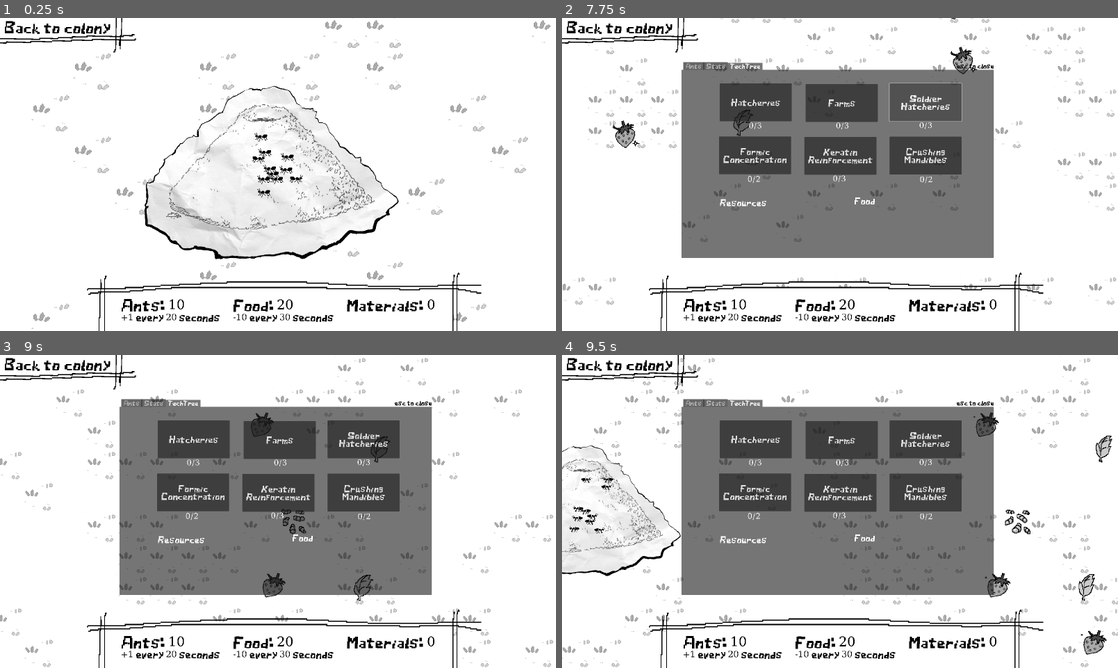
Above: before the commit, frames 1-4 (two rows, left to right).
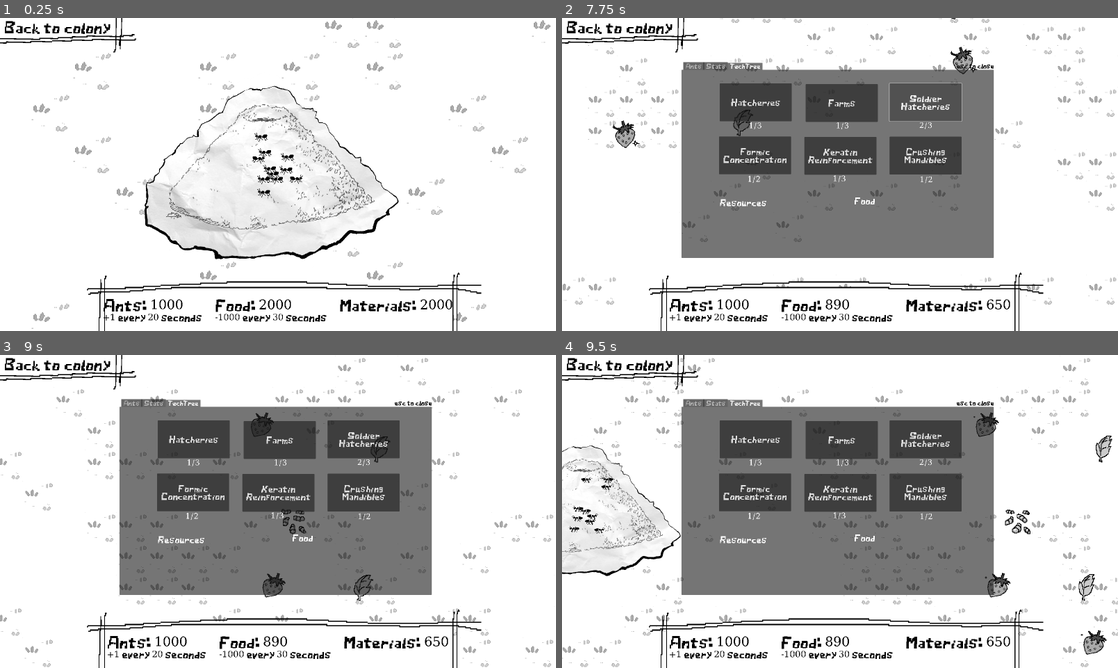
Above: after the commit, the same moments.

Repository: BongHead/GameJam2026
Game: Godot game, scene res://World.tscn
Two runs of this game, one before a commit and one after it. Both use one fixed random seed, a clock stepped at 60 frames per second and the inputs below.
Inputs (mouse positions are in pixels of both pictures, inside the frame that each line leads up to):
- Up to frame 1 (0.25 s): no input
- Up to frame 2 (7.75 s): click "Back to colony" at 0.5 s; move the mouse to (828, 171) at 1.27 s; hold D (right) 1.28-2 s; tap Mouse wheel down (wheel_down) at 1.35, 7.35 s; click (828, 171) at 1.42 s; click "Hatcheries" at 2 s; click "Farms" at 2.75 s; click "Soldier Hatcheries" at 3.5 s; click "Formic Concentration" at 4.25 s; click "Keratin Reinforcement" at 5 s; click "Crushing Mandibles" at 5.75 s; move the mouse to (728, 190) at 6.52 s; hold S (down) 6.53-7.28 s; tap Mouse wheel up (wheel_up) at 6.6 s; click (728, 190) at 6.67 s; move the mouse to (895, 105) at 7.27 s; hold D (right) from 7.28 s (still down); click (895, 105) at 7.42 s
- Up to frame 3 (9 s): move the mouse to (250, 574) at 8.02 s; release D (right) at 8.03 s; hold W (up) 8.03-8.78 s; tap Mouse wheel up (wheel_up) at 8.1 s; click (250, 574) at 8.17 s; move the mouse to (444, 558) at 8.77 s; hold A (left) from 8.78 s (still down); tap Mouse wheel down (wheel_down) at 8.85 s; click (444, 558) at 8.92 s
- Up to frame 4 (9.5 s): keep holding A (left)

The runs differ from the first frame. In frame 1, 1.5% of the frame differs, in the area x 18-82%, y 89-98%; in frame 2, 1.5%, in the area x 19-81%, y 33-98%; in frame 3, 1.5%; in frame 4, 1.5%.
Error after the commit: Invalid access to property or key 'Worker_Ant' on a base object of type 'null instance'. (res://world.gd:239)

Commit message:
feat: finished implementing tech tree, however need to debug
need to debug Ants_stats.gd

Diff:
--- /dev/null
+++ b/gamejam2026/HUD.tscn
@@ -0,0 +1,10 @@
+[gd_scene format=3 uid="uid://dcnjj6k7s6gj6"]
+
+[node name="Hud" type="CanvasLayer"]
+
+[node name="Back to colony" type="Button" parent="."]
+offset_right = 120.0
+offset_bottom = 31.0
+text = "back to colony"
+
+[connection signal="pressed" from="Back to colony" to="." method="_on_back_to_colony_pressed"]
--- a/gamejam2026/base_menu_ui.tscn
+++ b/gamejam2026/base_menu_ui.tscn
@@ -1,6 +1,12 @@
-[gd_scene load_steps=2 format=3 uid="uid://bodtsshhxf3h6"]
+[gd_scene load_steps=8 format=3 uid="uid://cxs5jmsi7hff4"]
 
 [ext_resource type="FontFile" uid="uid://vtq2j2itl4j2" path="res://fonts/AntFont-Regular (1).ttf" id="1_6afh4"]
+[ext_resource type="Script" path="res://hatcheries.gd" id="2_nrav7"]
+[ext_resource type="Script" path="res://farms.gd" id="3_43u3y"]
+[ext_resource type="Script" path="res://soldier_hatch.gd" id="4_7crsu"]
+[ext_resource type="Script" path="res://formic.gd" id="5_65gcb"]
+[ext_resource type="Script" path="res://keratin.gd" id="6_2gpmo"]
+[ext_resource type="Script" path="res://mandibles.gd" id="7_58ws4"]
 
 [node name="base_menu_ui" type="TabContainer"]
 offset_right = 1447.0
@@ -114,6 +120,7 @@
 theme_override_fonts/font = ExtResource("1_6afh4")
 theme_override_font_sizes/font_size = 35
 text = "Hatcheries"
+script = ExtResource("2_nrav7")
 
 [node name="HatchLevel" type="Label" parent="TechTree"]
 layout_mode = 0
@@ -136,6 +143,7 @@
 theme_override_fonts/font = ExtResource("1_6afh4")
 theme_override_font_sizes/font_size = 35
 text = "Farms"
+script = ExtResource("3_43u3y")
 
 [node name="FarmsLevel" type="Label" parent="TechTree"]
 layout_mode = 0
@@ -159,6 +167,7 @@
 theme_override_font_sizes/font_size = 35
 text = "Soldier Hatcheries"
 autowrap_mode = 2
+script = ExtResource("4_7crsu")
 
 [node name="SoldierLevel" type="Label" parent="TechTree"]
 layout_mode = 0
@@ -182,6 +191,7 @@
 theme_override_font_sizes/font_size = 35
 text = "Formic Concentration"
 autowrap_mode = 2
+script = ExtResource("5_65gcb")
 
 [node name="FormicLevel" type="Label" parent="TechTree"]
 layout_mode = 0
@@ -205,6 +215,7 @@
 theme_override_font_sizes/font_size = 35
 text = "Keratin Reinforcement"
 autowrap_mode = 2
+script = ExtResource("6_2gpmo")
 
 [node name="KeratinLevel" type="Label" parent="TechTree"]
 layout_mode = 0
@@ -228,6 +239,7 @@
 theme_override_font_sizes/font_size = 35
 text = "Crushing Mandibles"
 autowrap_mode = 2
+script = ExtResource("7_58ws4")
 
 [node name="MandibleLevel" type="Label" parent="TechTree"]
 layout_mode = 0
@@ -287,3 +299,10 @@
 offset_bottom = 758.0
 theme_override_fonts/font = ExtResource("1_6afh4")
 theme_override_font_sizes/font_size = 35
+
+[connection signal="pressed" from="TechTree/Hatcheries" to="TechTree/Hatcheries" method="_on_pressed"]
+[connection signal="pressed" from="TechTree/Farms" to="TechTree/Farms" method="_on_pressed"]
+[connection signal="pressed" from="TechTree/SoldierHatch" to="TechTree/SoldierHatch" method="_on_soldier_hatch_pressed"]
+[connection signal="pressed" from="TechTree/Formic" to="TechTree/Formic" method="_on_pressed"]
+[connection signal="pressed" from="TechTree/Keratin" to="TechTree/Keratin" method="_on_pressed"]
+[connection signal="pressed" from="TechTree/Mandibles" to="TechTree/Mandibles" method="_on_pressed"]
--- /dev/null
+++ b/gamejam2026/farms.gd
@@ -0,0 +1,16 @@
+extends Button
+
+
+# Called when the node enters the scene tree for the first time.
+func _ready() -> void:
+	pass # Replace with function body.
+
+
+# Called every frame. 'delta' is the elapsed time since the previous frame.
+func _process(delta: float) -> void:
+	pass
+
+
+func _on_pressed() -> void:
+	var parent=get_parent().get_parent().get_parent().get_parent()
+	parent.upgrade_farms()# Replace with function body.
--- /dev/null
+++ b/gamejam2026/formic.gd
@@ -0,0 +1,16 @@
+extends Button
+
+
+# Called when the node enters the scene tree for the first time.
+func _ready() -> void:
+	pass # Replace with function body.
+
+
+# Called every frame. 'delta' is the elapsed time since the previous frame.
+func _process(delta: float) -> void:
+	pass
+
+
+func _on_pressed() -> void:
+	var parent=get_parent().get_parent().get_parent().get_parent()
+	parent.upgrade_Formic() # Replace with function body.
--- /dev/null
+++ b/gamejam2026/hatcheries.gd
@@ -0,0 +1,15 @@
+extends Button
+
+var parent
+# Called when the node enters the scene tree for the first time.
+func _ready() -> void:
+	pass
+
+# Called every frame. 'delta' is the elapsed time since the previous frame.
+func _process(delta: float) -> void:
+	pass
+
+
+func _on_pressed() -> void:
+	var parent=get_parent().get_parent().get_parent().get_parent()
+	parent.upgrade_hatchery()
--- /dev/null
+++ b/gamejam2026/keratin.gd
@@ -0,0 +1,16 @@
+extends Button
+
+
+# Called when the node enters the scene tree for the first time.
+func _ready() -> void:
+	pass # Replace with function body.
+
+
+# Called every frame. 'delta' is the elapsed time since the previous frame.
+func _process(delta: float) -> void:
+	pass
+
+
+func _on_pressed() -> void:
+	var parent=get_parent().get_parent().get_parent().get_parent()
+	parent.upgrade_Keratin() # Replace with function body.
--- /dev/null
+++ b/gamejam2026/mandibles.gd
@@ -0,0 +1,16 @@
+extends Button
+
+
+# Called when the node enters the scene tree for the first time.
+func _ready() -> void:
+	pass # Replace with function body.
+
+
+# Called every frame. 'delta' is the elapsed time since the previous frame.
+func _process(delta: float) -> void:
+	pass
+
+
+func _on_pressed() -> void:
+	var parent=get_parent().get_parent().get_parent().get_parent()
+	parent.upgrade_Mandibles() # Replace with function body.
--- /dev/null
+++ b/gamejam2026/soldier_hatch.gd
@@ -0,0 +1,16 @@
+extends Button
+
+
+# Called when the node enters the scene tree for the first time.
+func _ready() -> void:
+	pass # Replace with function body.
+
+
+# Called every frame. 'delta' is the elapsed time since the previous frame.
+func _process(delta: float) -> void:
+	pass
+
+
+func _on_soldier_hatch_pressed() -> void:
+	var parent=get_parent().get_parent().get_parent().get_parent()
+	parent.upgrade_Soldier() # Replace with function body.
--- a/gamejam2026/world.gd
+++ b/gamejam2026/world.gd
@@ -81,7 +81,7 @@
 var ANT_INTERVAL = 20
 var FOOD_INTERVAL = 30
 
-var worker_ants = 10
+var worker_ants = 1000
 var soldier_ants = 0
 var worker_generation = 1
 var soldier_generation = 0
@@ -107,8 +107,8 @@
 	ants = worker_ants + soldier_ants
 	max_ants = ants
 	next_ant = ANT_INTERVAL
-	food_amount = 20
-	materials = 0
+	food_amount = 2000
+	materials = 2000
 	next_food = FOOD_INTERVAL
 	update_hud()
 	update_tech()
@@ -166,13 +166,14 @@
 	add_child(instance)
 	instance.set_destination(location)
 
-func upgrade_hatchery(event: InputEventMouseButton)->void:
-	if event.is_action_pressed("Hatcheries"):
+func upgrade_hatchery()->void:
 		print("hit")
 		if ants >= TechTree.Hatcheries.unlock:
 			if materials >= TechTree.Hatcheries.material_cost && food_amount >= TechTree.Hatcheries.food_cost:
 				if Hatcheries_Level < TechTree.Hatcheries.max_level:
 					Hatcheries_Level += 1
+					materials -= TechTree.Hatcheries.material_cost
+					food_amount -= TechTree.Hatcheries.food_cost
 					match Hatcheries_Level:
 						1: worker_generation = round(worker_generation*2)
 						2: worker_generation = round(worker_generation*1.75)
@@ -183,13 +184,16 @@
 		else:
 			$Hud/base_menu_ui/TechTree/ErrorMessageAnts.text = "Insufficient Colony Size!"
 		update_tech()
-
-func upgrade_farms(event: InputEventMouseButton)->void:
-	if event.is_action_pressed("Farms"):
+		update_hud()
+
+func upgrade_farms()->void:
+		print("farm")
 		if ants >= TechTree.Farms.unlock:
 			if materials >= TechTree.Farms.material_cost && food_amount >= TechTree.Farms.food_cost:
 				if Farms_Level < TechTree.Farms.max_level:
 					Farms_Level += 1
+					materials -= TechTree.Farms.material_cost
+					food_amount -= TechTree.Farms.food_cost
 					match Farms_Level:
 						1: upkeep_modifier = 0.95
 						2: upkeep_modifier = 0.9
@@ -201,13 +205,16 @@
 		else:
 			$Hud/base_menu_ui/TechTree/ErrorMessageAnts.text = "Insufficient Colony Size!"
 		update_tech()
-
-func upgrade_Soldier(event: InputEventMouseButton)->void:
-	if event.is_action_pressed("SoldierHatch"):
+		update_hud()
+
+func upgrade_Soldier()->void:
+		print("soldier")
 		if ants >= TechTree.Soldier_Hatcheries.unlock:
 			if materials >= TechTree.Soldier_Hatcheries.material_cost && food_amount >= TechTree.Soldier_Hatcheries.food_cost:
 				if Soldier_Hatch_Level < TechTree.Soldier_Hatcheries.max_level:
 					Soldier_Hatch_Level += 1
+					materials -= TechTree.Soldier_Hatcheries.material_cost
+					food_amount -= TechTree.Soldier_Hatcheries.food_cost
 					match Soldier_Hatch_Level:
 						1: soldier_generation = 1
 						2: soldier_generation = 2
@@ -219,13 +226,16 @@
 		else:
 			$Hud/base_menu_ui/TechTree/ErrorMessageAnts.text = "Insufficient Colony Size!"
 		update_tech()
-
-func upgrade_Formic(event: InputEventMouseButton)->void:
-	if event.is_action_pressed("Formic"):
+		update_hud()
+
+func upgrade_Formic()->void:
+		print("Formic")
 		if ants >= TechTree.Formic_concentration.unlock:
 			if materials >= TechTree.Formic_concentration.material_cost && food_amount >= TechTree.Formic_concentration.food_cost:
 				if Formic_Level < TechTree.Formic_concentration.max_level:
 					Formic_Level += 1
+					materials -=TechTree.Formic_concentration.material_cost
+					food_amount -=TechTree.Formic_concentration.food_cost
 					AntStats.Worker_Ant.STR +=1
 					AntStats.Soldier_Ant.STR +=1
 				else:
@@ -235,13 +245,16 @@
 		else:
 			$Hud/base_menu_ui/TechTree/ErrorMessageAnts.text = "Insufficient Colony Size!"
 		update_tech()
-
-func upgrade_Keratin(event: InputEventMouseButton)->void:
-	if event.is_action_pressed("Keratin"):
+		update_hud()
+
+func upgrade_Keratin()->void:
+		print("Keratin")
 		if ants >= TechTree.Keratin_Reinforcement.unlock:
 			if materials >= TechTree.Keratin_Reinforcement.material_cost && food_amount >= TechTree.Keratin_Reinforcement.food_cost:
 				if Keratin_Level < TechTree.Keratin_Reinforcement.max_level:
 					Keratin_Level += 1
+					materials -=TechTree.Keratin_Reinforcement.material_cost
+					food_amount -=TechTree.Keratin_Reinforcement.food_cost
 					AntStats.Worker_Ant.DEF +=1
 					AntStats.Soldier_Ant.DEF +=1
 				else:
@@ -251,13 +264,16 @@
 		else:
 			$Hud/base_menu_ui/TechTree/ErrorMessageAnts.text = "Insufficient Colony Size!"
 		update_tech()
-
-func upgrade_Mandibles(event: InputEventMouseButton)->void:
-	if event.is_action_pressed("Mandibles"):
+		update_hud()
+
+func upgrade_Mandibles()->void:
+		print("Mandibles")
 		if ants >= TechTree.Crushing_Mandibles.unlock:
 			if materials >= TechTree.Crushing_Mandibles.material_cost && food_amount >= TechTree.Crushing_Mandibles.food_cost:
 				if Mandible_Level < TechTree.Crushing_Mandibles.max_level:
 					Mandible_Level += 1
+					materials -= TechTree.Crushing_Mandibles.material_cost
+					food_amount -= TechTree.Crushing_Mandibles.food_cost
 					AntStats.Soldier_Ant.DMG +=1
 				else:
 					$Hud/base_menu_ui/TechTree/ErrorMessageMaxLevel.text = "Technology Already at Maximum Level"
@@ -266,3 +282,4 @@
 		else:
 			$Hud/base_menu_ui/TechTree/ErrorMessageAnts.text = "Insufficient Colony Size!"
 		update_tech()
+		update_hud()
Not shown: 1 places in gamejam2026/World.tscn that only renumber resources
